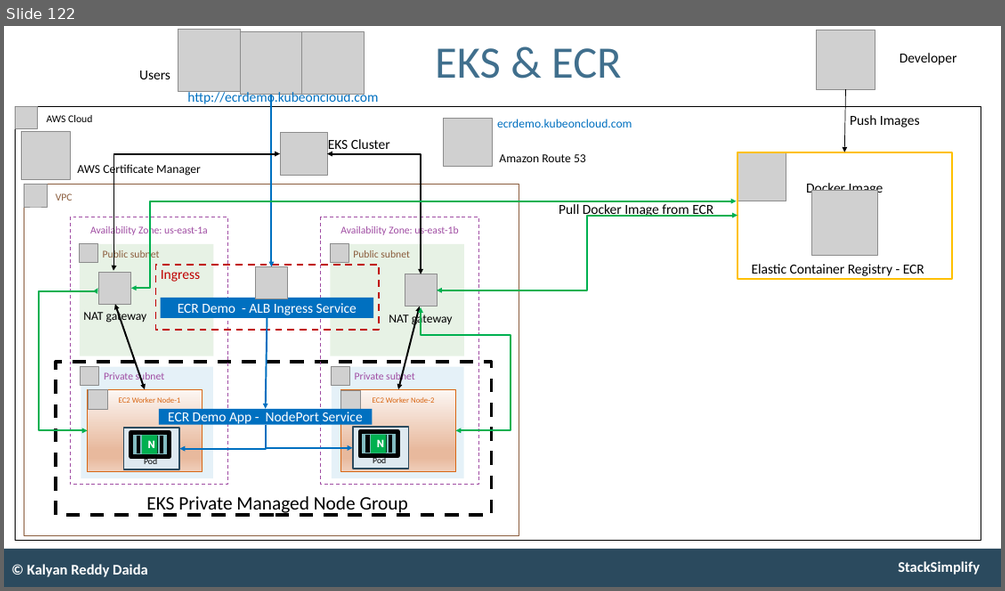
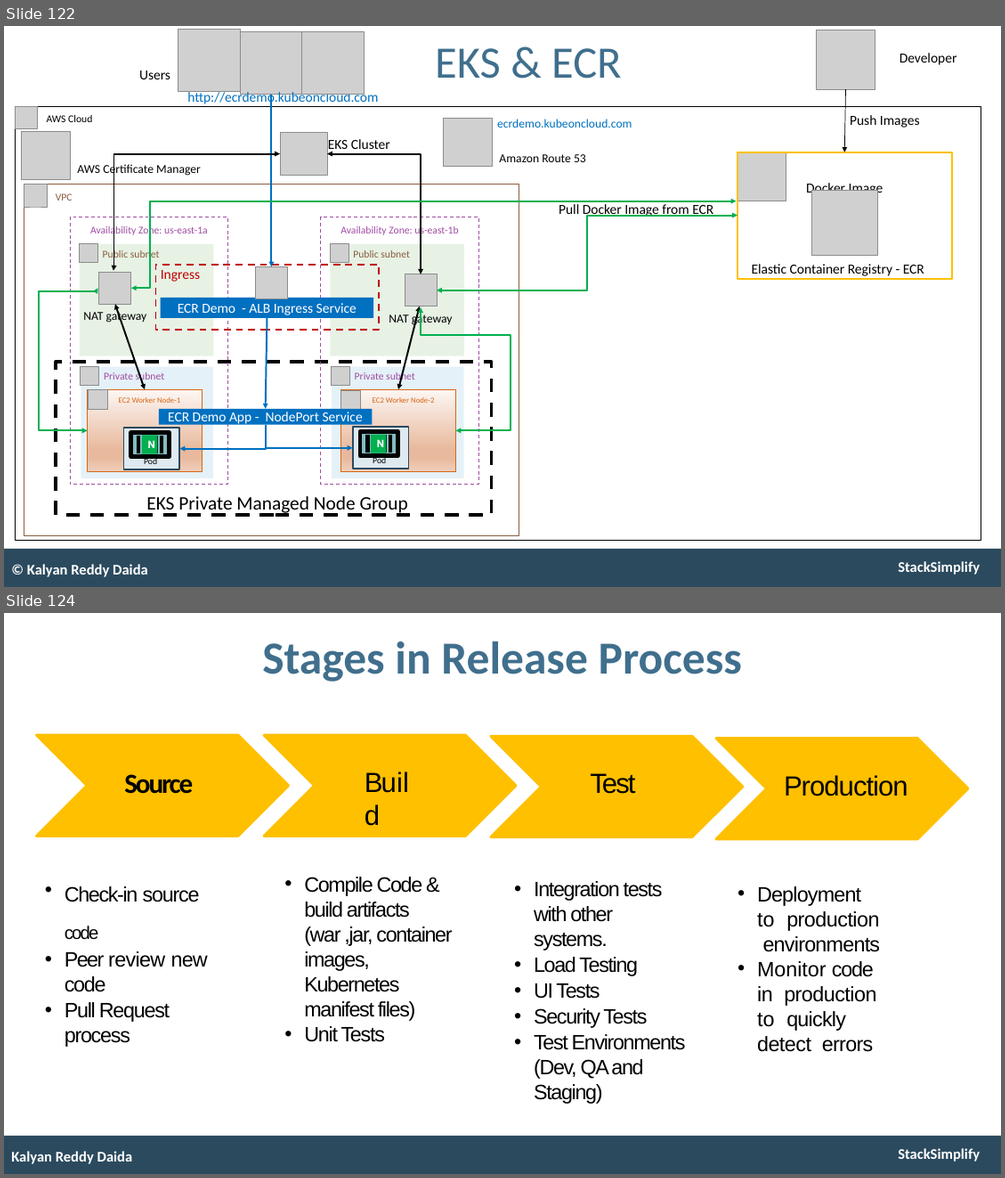
Before and after one commit to Superstar0715/aws-eks-kubernetes-masterclass, a slide deck: presentation/AWS-Fargate-and-EKS-Masterclass.pptx. Shown one above the other, each under a label of ours: slide 122 before the commit, slides 122 and 124 after it; the slides between them are not shown. The pictures are 1005x591 and 1005x1178 pixels, drawn with LibreOffice and Linux fonts; fonts in the diff are those of the drawing; grey boxes stand for pictures. Boxes give left, top, right and bottom in pixels: in the first picture for what was removed or moved away, otherwise in the second. Text is boxed around its words. In the diff, an @@ line names an element or a change of style, - is before the commit and + after.

```diff
--- a/presentation/AWS-Fargate-and-EKS-Masterclass.pptx
+++ b/presentation/AWS-Fargate-and-EKS-Masterclass.pptx
@@ slide 124 added at (4, 613, 1001, 1174), background #FFFFFF; not listed: 2 template elements that a slide beside it also shows @@
@@ text added at (262, 641, 742, 682), 53 pt, text #406F8D, bold @@
+Stages in Release Process
@@ freeform shape added at (36, 735, 288, 836), fill #FFC000, outline #FFC000 3 pt @@
@@ freeform shape added at (264, 735, 516, 836), fill #FFC000, outline #FFC000 3 pt @@
@@ freeform shape added at (491, 737, 743, 837), fill #FFC000, outline #FFC000 3 pt @@
@@ freeform shape added at (716, 738, 968, 839), fill #FFC000, outline #FFC000 3 pt @@
@@ text added at (364, 763, 422, 799), 32 pt, text #000000 @@
+Build
@@ text added at (124, 774, 193, 794), 32 pt, text #000000, bold @@
+Source
@@ text added at (590, 773, 635, 794), 32 pt, text #000000 @@
+Test
@@ text added at (784, 775, 908, 796), 32 pt, text #000000 @@
+Production
@@ text added at (304, 876, 452, 1042), 24 pt, text #000000 @@
+• Compile Code & build artifacts (war ,jar, container images, Kubernetes manifest files)
+• Unit Tests
@@ text added at (65, 886, 208, 1022), 24 pt, text #000000 @@
+• Check-in source code
+• Peer review new code
+• Pull Request process
@@ text added at (534, 881, 686, 1103), 24 pt, text #000000 @@
+• Integration tests with other systems.
+• Load Testing
+• UI Tests
+• Security Tests
+• Test Environments (Dev, QA and Staging)
@@ text added at (746, 886, 881, 1052), 24 pt, text #FFFFFF @@
+• Deployment to production environments
+• Monitor code in production to quickly detect errors
@@ text added at (746, 886, 879, 1052), 24 pt, text #000000 @@
+• Deployment to production environments
+• Monitor code in production to quickly detect errors
@@ text added at (11, 1151, 133, 1164), 17 pt, text #FFFFFF, bold @@
+Kalyan Reddy Daida
```
Also in this commit, not shown: 1 slide changed, 19 other slides added, 1 other file.
